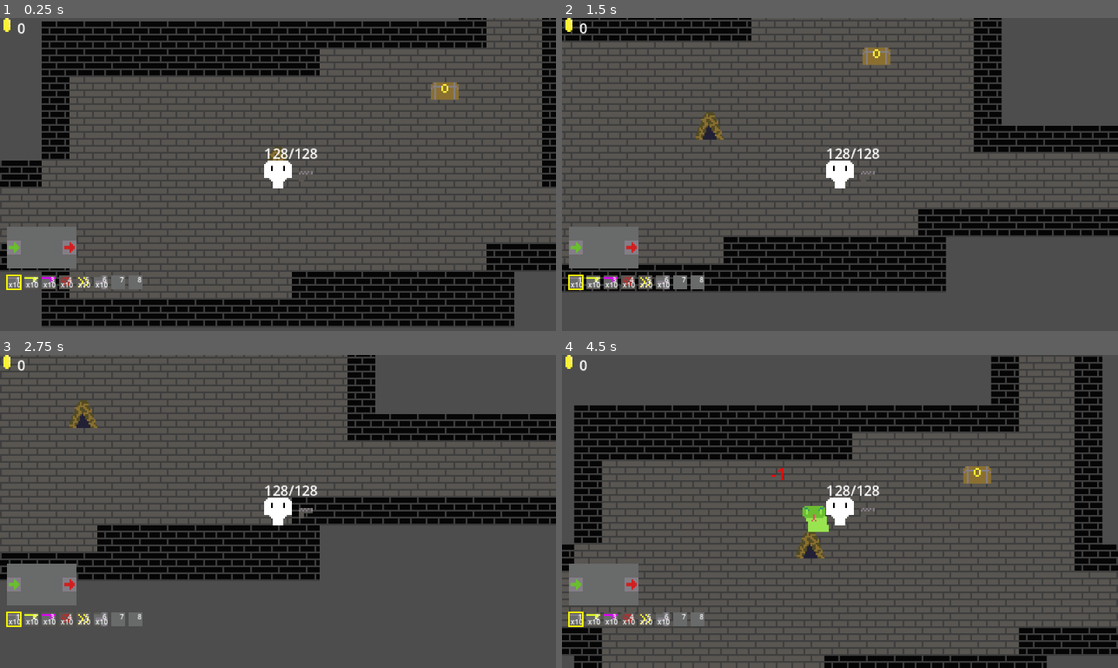
Above: before the commit, frames 1-4 (two rows, left to right).
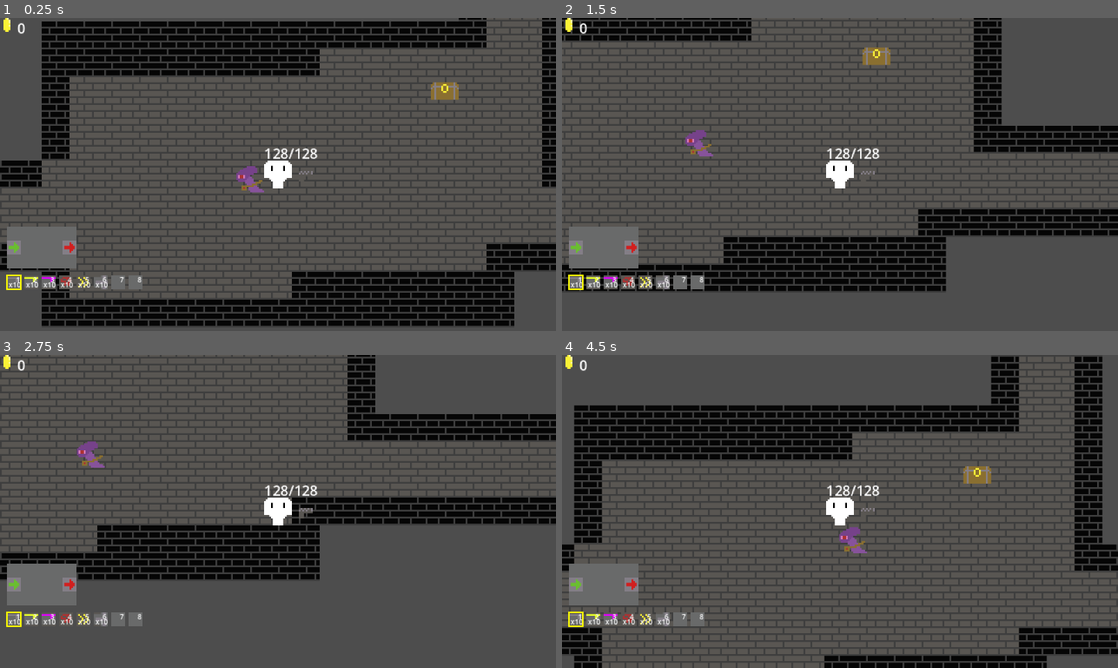
Above: after the commit, the same moments.

Repository: Kimbix/gun-factory-game
Game: Godot game, scene res://main.tscn
The game is run twice, just before and just after one commit, with the same random seed, the same clock (stepped at 60 frames per second) and the same inputs.
Inputs (mouse positions are in pixels of both pictures, inside the frame that each line leads up to):
- Up to frame 1 (0.25 s): no input
- Up to frame 2 (1.5 s): tap Enter at 0.5 s; move the mouse to (962, 158) at 0.52 s; press the mouse at (962, 158) at 0.53 s; hold D (move_right) 0.53-1.28 s; move the mouse to (728, 190) at 1.27 s; release the mouse at (728, 190) at 1.28 s; hold S (move_down) from 1.28 s (still down); tap E (interact) at 1.35 s
- Up to frame 3 (2.75 s): move the mouse to (333, 442) at 2.02 s; release S (move_down) at 2.03 s; hold D (move_right) from 2.03 s (still down); tap 1 at 2.1 s
- Up to frame 4 (4.5 s): move the mouse to (812, 574) at 2.77 s; release D (move_right) at 2.78 s; hold W (move_up) 2.78-3.53 s; tap 2 at 2.85 s; move the mouse to (1006, 558) at 3.52 s; hold A (move_left) from 3.53 s (still down); tap 3 at 3.6 s; move the mouse to (673, 464) at 4.27 s; tap 4 at 4.35 s

The runs differ from the first frame. In frame 1, 0.3% of the frame differs, in the area x 42-52%, y 41-56%; in frame 2, 0.5%; in frame 3, 0.5%; in frame 4, 0.9%, in the area x 37-55%, y 36-66%.

Commit message:
change factory slow debuff from 75% to 25% speed

Diff:
--- a/assets/rooms/room_1.tscn
+++ b/assets/rooms/room_1.tscn
@@ -4,7 +4,7 @@
 [ext_resource type="TileSet" uid="uid://bakby8fee5i1o" path="res://assets/terrain/terrain_tileset.tres" id="2_is5ow"]
 [ext_resource type="PackedScene" uid="uid://c1kky74w3bq7x" path="res://chest.tscn" id="3_pxa42"]
 [ext_resource type="Resource" uid="uid://dmk4wvxx8aurd" path="res://assets/loot/chest_loot.tres" id="4_33g14"]
-[ext_resource type="PackedScene" path="res://snake_spawner.tscn" id="5_33g14"]
+[ext_resource type="PackedScene" path="res://magic_enemy.tscn" id="5_33g14"]
 
 [node name="Room" type="Node2D" unique_id=650232048]
 script = ExtResource("1_4ikea")
@@ -27,5 +27,5 @@
 position = Vector2(40, 40)
 loot_table = ExtResource("4_33g14")
 
-[node name="SnakeSpawner" parent="." unique_id=1707322472 instance=ExtResource("5_33g14")]
-position = Vector2(136, 80)
+[node name="MagicEnemy" parent="." unique_id=482536777 instance=ExtResource("5_33g14")]
+position = Vector2(152, 80)
--- a/scripts/weapons/gun.gd
+++ b/scripts/weapons/gun.gd
@@ -339,7 +339,7 @@
 func apply_slow() -> void:
 	_slow_count += 1
 	if _slow_count == 1:
-		speed_multiplier = 0.75
+		speed_multiplier = 0.25
 
 
 func remove_slow() -> void:
Not shown, added: scripts/enemies/magic_enemy.gd.uid
